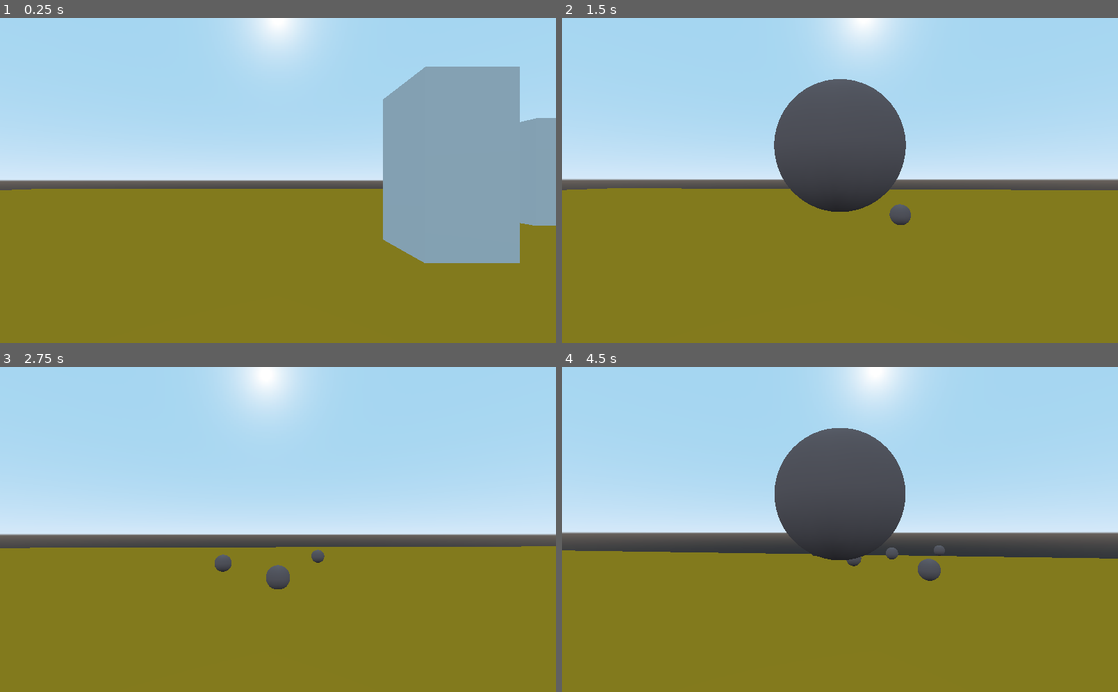
Above: before the commit, frames 1-4 (two rows, left to right).
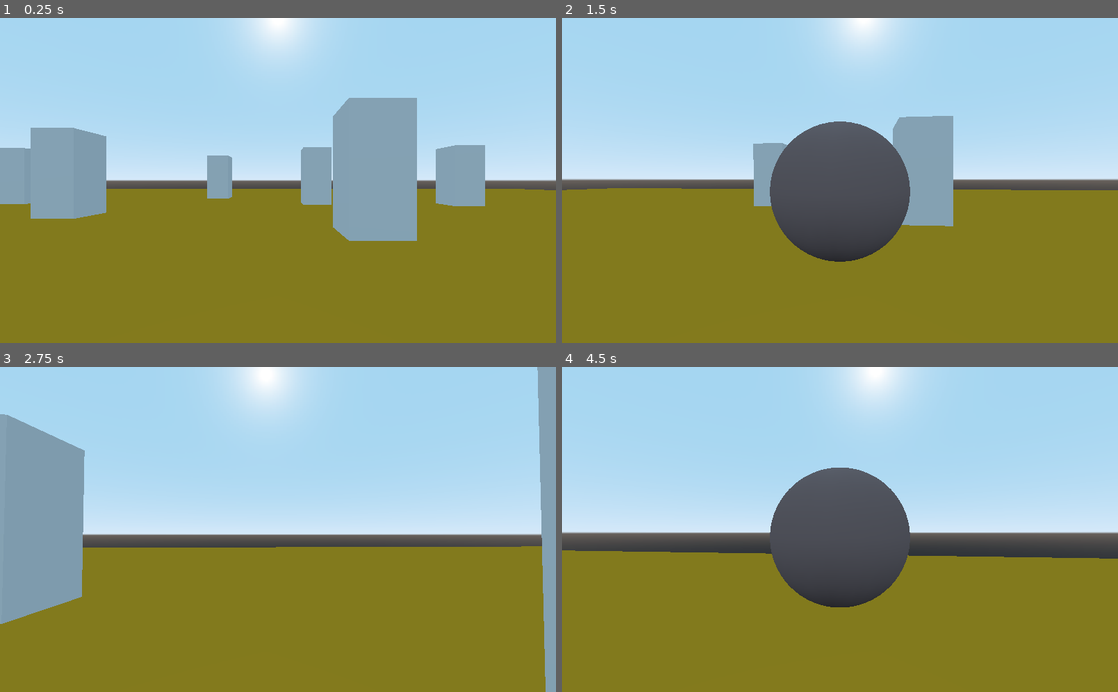
Above: after the commit, the same moments.

Repository: guimafelipe/keep-it-olive
Game: Godot game, scene res://Scenes/Main.tscn
Same seed, same stepped clock (60 frames per second), same inputs: the game is played once before the commit and once after it.
Inputs (mouse positions are in pixels of both pictures, inside the frame that each line leads up to):
- Up to frame 1 (0.25 s): no input
- Up to frame 2 (1.5 s): tap Enter at 0.5 s; move the mouse to (867, 180) at 0.52 s; press the mouse at (867, 180) at 0.53 s; hold W (move_forward) from 0.53 s (still down); move the mouse to (812, 180) at 1.27 s; release the mouse at (812, 180) at 1.28 s; click (812, 180) at 1.35 s
- Up to frame 3 (2.75 s): keep holding W (move_forward); move the mouse to (289, 523) at 2.02 s; press the mouse at (289, 523) at 2.03 s
- Up to frame 4 (4.5 s): keep holding W (move_forward); move the mouse to (834, 536) at 2.77 s; release the mouse at (834, 536) at 2.78 s; click (834, 536) at 2.85 s; move the mouse to (878, 532) at 3.52 s; press the mouse at (878, 532) at 3.53 s; move the mouse to (795, 526) at 4.27 s; release the mouse at (795, 526) at 4.28 s; click (795, 526) at 4.35 s

The runs differ from the first frame. In frame 1, 22% of the frame differs, in the area x 0-100%, y 14-76%; in frame 2, 11%; in frame 3, 11%; in frame 4, 6.8%.
Error in both runs: Attempt to call function 'get_children' in base 'null instance' on a null instance. (res://Scripts/Enemy.gd:16)

Commit message:
adding some behaviour to rocks

Diff:
--- a/Scenes/Anderson.tscn
+++ b/Scenes/Anderson.tscn
@@ -6,6 +6,8 @@
 radius = 0.5
 
 [node name="Anderson" type="KinematicBody"]
+collision_layer = 2
+collision_mask = 2
 script = ExtResource( 1 )
 
 [node name="Body" type="CollisionShape" parent="."]
--- a/Scenes/Floor.tscn
+++ b/Scenes/Floor.tscn
@@ -10,6 +10,7 @@
 [sub_resource type="BoxShape" id=3]
 
 [node name="Floor" type="StaticBody"]
+collision_mask = 3
 script = ExtResource( 2 )
 
 [node name="MeshInstance" type="MeshInstance" parent="."]
--- a/Scenes/Main.tscn
+++ b/Scenes/Main.tscn
@@ -20,57 +20,102 @@
 [node name="Trees" type="Spatial" parent="."]
 
 [node name="Tree" parent="Trees" instance=ExtResource( 3 )]
-transform = Transform( 1, 0, 0, 0, 1, 0, 0, 0, 1, 11, 2, -10 )
+transform = Transform( 1, 0, 0, 0, 1, 0, 0, 0, 1, -10.3793, 2, -11.6697 )
 
 [node name="Tree2" parent="Trees" instance=ExtResource( 3 )]
-transform = Transform( 1, 0, 0, 0, 1, 0, 0, 0, 1, 10.0256, 2, 2.65573 )
+transform = Transform( 1, 0, 0, 0, 1, 0, 0, 0, 1, -17.2861, 2, -3.19842 )
 
 [node name="Tree3" parent="Trees" instance=ExtResource( 3 )]
-transform = Transform( 1, 0, 0, 0, 1, 0, 0, 0, 1, 4.12452, 2, -5.92619 )
+transform = Transform( 1, 0, 0, 0, 1, 0, 0, 0, 1, 2.84809, 2, -17.7161 )
 
 [node name="Tree4" parent="Trees" instance=ExtResource( 3 )]
-transform = Transform( 1, 0, 0, 0, 1, 0, 0, 0, 1, 1.6739, 2, 5.10386 )
+transform = Transform( 1, 0, 0, 0, 1, 0, 0, 0, 1, 3.06929, 2, -7.7935 )
+
+[node name="Tree5" parent="Trees" instance=ExtResource( 3 )]
+transform = Transform( 1, 0, 0, 0, 1, 0, 0, 0, 1, 13.5477, 2, -7.86031 )
+
+[node name="Tree6" parent="Trees" instance=ExtResource( 3 )]
+transform = Transform( 1, 0, 0, 0, 1, 0, 0, 0, 1, 12.1073, 2, 0.168122 )
+
+[node name="Tree7" parent="Trees" instance=ExtResource( 3 )]
+transform = Transform( 1, 0, 0, 0, 1, 0, 0, 0, 1, -10.7108, 2, 1.37992 )
+
+[node name="Tree8" parent="Trees" instance=ExtResource( 3 )]
+transform = Transform( 1, 0, 0, 0, 1, 0, 0, 0, 1, -14.5284, 2, 9.15078 )
+
+[node name="Tree9" parent="Trees" instance=ExtResource( 3 )]
+transform = Transform( 1, 0, 0, 0, 1, 0, 0, 0, 1, -4.9127, 2, 15.4763 )
+
+[node name="Tree10" parent="Trees" instance=ExtResource( 3 )]
+transform = Transform( 1, 0, 0, 0, 1, 0, 0, 0, 1, -3.15893, 2, 7.6293 )
+
+[node name="Tree11" parent="Trees" instance=ExtResource( 3 )]
+transform = Transform( 1, 0, 0, 0, 1, 0, 0, 0, 1, 6.93272, 2, 6.66947 )
+
+[node name="Tree12" parent="Trees" instance=ExtResource( 3 )]
+transform = Transform( 1, 0, 0, 0, 1, 0, 0, 0, 1, 3.53846, 2, 14.8338 )
+
+[node name="Tree13" parent="Trees" instance=ExtResource( 3 )]
+transform = Transform( 1, 0, 0, 0, 1, 0, 0, 0, 1, 14.8717, 2, 10.8431 )
+
+[node name="Tree14" parent="Trees" instance=ExtResource( 3 )]
+transform = Transform( 1, 0, 0, 0, 1, 0, 0, 0, 1, 21.5585, 2, 2.58698 )
+
+[node name="Tree15" parent="Trees" instance=ExtResource( 3 )]
+transform = Transform( 1, 0, 0, 0, 1, 0, 0, 0, 1, 25.3308, 2, -13.2236 )
+
+[node name="Tree16" parent="Trees" instance=ExtResource( 3 )]
+transform = Transform( 1, 0, 0, 0, 1, 0, 0, 0, 1, 26.5748, 2, -4.70674 )
+
+[node name="Tree17" parent="Trees" instance=ExtResource( 3 )]
+transform = Transform( 1, 0, 0, 0, 1, 0, 0, 0, 1, 13.1236, 2, -16.8589 )
+
+[node name="Tree18" parent="Trees" instance=ExtResource( 3 )]
+transform = Transform( 1, 0, 0, 0, 1, 0, 0, 0, 1, -5.85498, 2, -23.4131 )
+
+[node name="Tree19" parent="Trees" instance=ExtResource( 3 )]
+transform = Transform( 1, 0, 0, 0, 1, 0, 0, 0, 1, -19.9038, 2, -18.2851 )
 
 [node name="Spawners" type="Spatial" parent="."]
 
 [node name="EnemySpawner" parent="Spawners" instance=ExtResource( 5 )]
-transform = Transform( 1, 0, 0, 0, 1, 0, 0, 0, 1, -1.64302, 4.76837e-07, -12.5867 )
+transform = Transform( 1, 0, 0, 0, 1, 0, 0, 0, 1, -44.0095, 4.76837e-07, -15.3548 )
 
 [node name="EnemySpawner2" parent="Spawners" instance=ExtResource( 5 )]
-transform = Transform( 1, 0, 0, 0, 1, 0, 0, 0, 1, 10.735, 4.76837e-07, -17.5268 )
+transform = Transform( 1, 0, 0, 0, 1, 0, 0, 0, 1, -44.7633, -3.33786e-06, -32.0949 )
 
 [node name="EnemySpawner3" parent="Spawners" instance=ExtResource( 5 )]
-transform = Transform( 1, 0, 0, 0, 1, 0, 0, 0, 1, 26.8664, 2.38419e-06, 6.25189 )
+transform = Transform( 1, 0, 0, 0, 1, 0, 0, 0, 1, 47.7253, 2.38419e-06, 9.41173 )
 
 [node name="EnemySpawner4" parent="Spawners" instance=ExtResource( 5 )]
-transform = Transform( 1, 0, 0, 0, 1, 0, 0, 0, 1, -8.9972, 2.38419e-06, 14.3008 )
+transform = Transform( 1, 0, 0, 0, 1, 0, 0, 0, 1, -48.1969, 2.38419e-06, 14.5747 )
 
 [node name="EnemySpawner5" parent="Spawners" instance=ExtResource( 5 )]
-transform = Transform( 1, 0, 0, 0, 1, 0, 0, 0, 1, -18.8134, 4.29153e-06, 8.76126 )
+transform = Transform( 1, 0, 0, 0, 1, 0, 0, 0, 1, 11.5696, 4.29153e-06, 43.6322 )
 
 [node name="EnemySpawner6" parent="Spawners" instance=ExtResource( 5 )]
-transform = Transform( 1, 0, 0, 0, 1, 0, 0, 0, 1, -24.8417, 4.29153e-06, 0.172159 )
+transform = Transform( 1, 0, 0, 0, 1, 0, 0, 0, 1, 37.046, 8.10623e-06, 34.0889 )
 
 [node name="EnemySpawner7" parent="Spawners" instance=ExtResource( 5 )]
-transform = Transform( 1, 0, 0, 0, 1, 0, 0, 0, 1, -27.695, 4.29153e-06, -7.53246 )
+transform = Transform( 1, 0, 0, 0, 1, 0, 0, 0, 1, -39.6084, 4.29153e-06, -42.2888 )
 
 [node name="EnemySpawner8" parent="Spawners" instance=ExtResource( 5 )]
-transform = Transform( 1, 0, 0, 0, 1, 0, 0, 0, 1, -27.8179, 4.29153e-06, -19.8654 )
+transform = Transform( 1, 0, 0, 0, 1, 0, 0, 0, 1, -48.8514, 4.29153e-06, -29.1142 )
 
 [node name="EnemySpawner9" parent="Spawners" instance=ExtResource( 5 )]
-transform = Transform( 1, 0, 0, 0, 1, 0, 0, 0, 1, -23.9371, 4.29153e-06, -29.8859 )
+transform = Transform( 1, 0, 0, 0, 1, 0, 0, 0, 1, 43.9499, 4.29153e-06, -26.5444 )
 
 [node name="EnemySpawner10" parent="Spawners" instance=ExtResource( 5 )]
-transform = Transform( 1, 0, 0, 0, 1, 0, 0, 0, 1, 1.82028, 4.29153e-06, -31.0694 )
+transform = Transform( 1, 0, 0, 0, 1, 0, 0, 0, 1, 47.7715, 8.10623e-06, -9.18678 )
 
 [node name="EnemySpawner11" parent="Spawners" instance=ExtResource( 5 )]
-transform = Transform( 1, 0, 0, 0, 1, 0, 0, 0, 1, 9.69452, 4.29153e-06, -30.0518 )
+transform = Transform( 1, 0, 0, 0, 1, 0, 0, 0, 1, 19.4687, 8.10623e-06, 45.5576 )
 
 [node name="EnemySpawner12" parent="Spawners" instance=ExtResource( 5 )]
-transform = Transform( 1, 0, 0, 0, 1, 0, 0, 0, 1, 16.6734, 4.29153e-06, -25.8731 )
+transform = Transform( 1, 0, 0, 0, 1, 0, 0, 0, 1, -34.1849, 4.29153e-06, 34.661 )
 
 [node name="EnemySpawner13" parent="Spawners" instance=ExtResource( 5 )]
-transform = Transform( 1, 0, 0, 0, 1, 0, 0, 0, 1, 17.3484, 4.29153e-06, -14.7028 )
+transform = Transform( 1, 0, 0, 0, 1, 0, 0, 0, 1, -1.77602, 4.29153e-06, 48.3553 )
 
 [node name="EnemySpawner14" parent="Spawners" instance=ExtResource( 5 )]
-transform = Transform( 1, 0, 0, 0, 1, 0, 0, 0, 1, 17.3484, 4.29153e-06, -14.7028 )
+transform = Transform( 1, 0, 0, 0, 1, 0, 0, 0, 1, -47.8301, 4.29153e-06, 21.7966 )
--- a/Scenes/Rock.tscn
+++ b/Scenes/Rock.tscn
@@ -28,3 +28,4 @@
 [node name="CollisionShape" type="CollisionShape" parent="."]
 transform = Transform( 0.4, 0, 0, 0, 0.4, 0, 0, 0, 0.4, 0, 0, 0 )
 shape = SubResource( 3 )
+[connection signal="body_entered" from="." to="." method="_on_Rock_body_entered"]
--- a/Scenes/Tree.tscn
+++ b/Scenes/Tree.tscn
@@ -10,6 +10,7 @@
 script = ExtResource( 1 )
 
 [node name="StaticBody" type="StaticBody" parent="."]
+collision_mask = 3
 
 [node name="MeshInstance" type="MeshInstance" parent="StaticBody"]
 transform = Transform( 1, 0, 0, 0, 2.17355, 0, 0, 0, 1, 0, 0, 0 )
--- a/Scripts/Enemy.gd
+++ b/Scripts/Enemy.gd
@@ -66,6 +66,7 @@
 func _on_Enemy_body_entered(body):
 	if body is RockClass:
 		hit()
+		body.destroy()
 
 func _on_FleetingTimer_timeout():
 	queue_free()
--- a/Scripts/Rock.gd
+++ b/Scripts/Rock.gd
@@ -6,10 +6,18 @@
 var hit_something = false
 var throw_impulse = 20.0
 
+func destroy():
+	# spawn particles?
+	queue_free()
+
 func init():
 	var forward_dir =  -global_transform.basis.z.normalized()
 	set_linear_velocity(throw_impulse*forward_dir)
 	set_physics_process(true)
+
+
+func _on_Rock_body_entered(body):
+	destroy()
 
 func _physics_process(delta):
 	timer += delta
@@ -17,4 +25,5 @@
 		queue_free()
 
 func _ready():
-	pass
+	set_contact_monitor(true)
+	set_max_contacts_reported(1)
--- a/Scripts/Tree.gd
+++ b/Scripts/Tree.gd
@@ -12,6 +12,11 @@
 	state = states.FIRING
 	# do firing animation
 
+func stop_firing():
+	if state == states.FIRING:
+		# change to idle mesh
+		state = states.IDLE
+
 func on_fire():
 	state = states.ON_FIRE
 	# do on fire animation
--- a/project.godot
+++ b/project.godot
@@ -46,6 +46,11 @@
 "events": [ Object(InputEventKey,"resource_local_to_scene":false,"resource_name":"","device":0,"alt":false,"shift":false,"control":false,"meta":false,"command":false,"pressed":false,"scancode":68,"unicode":0,"echo":false,"script":null)
  ]
 }
+water={
+"deadzone": 0.5,
+"events": [ Object(InputEventMouseButton,"resource_local_to_scene":false,"resource_name":"","device":0,"alt":false,"shift":false,"control":false,"meta":false,"command":false,"button_mask":0,"position":Vector2( 0, 0 ),"global_position":Vector2( 0, 0 ),"factor":1.0,"button_index":2,"pressed":false,"doubleclick":false,"script":null)
+ ]
+}
 
 [rendering]
 
